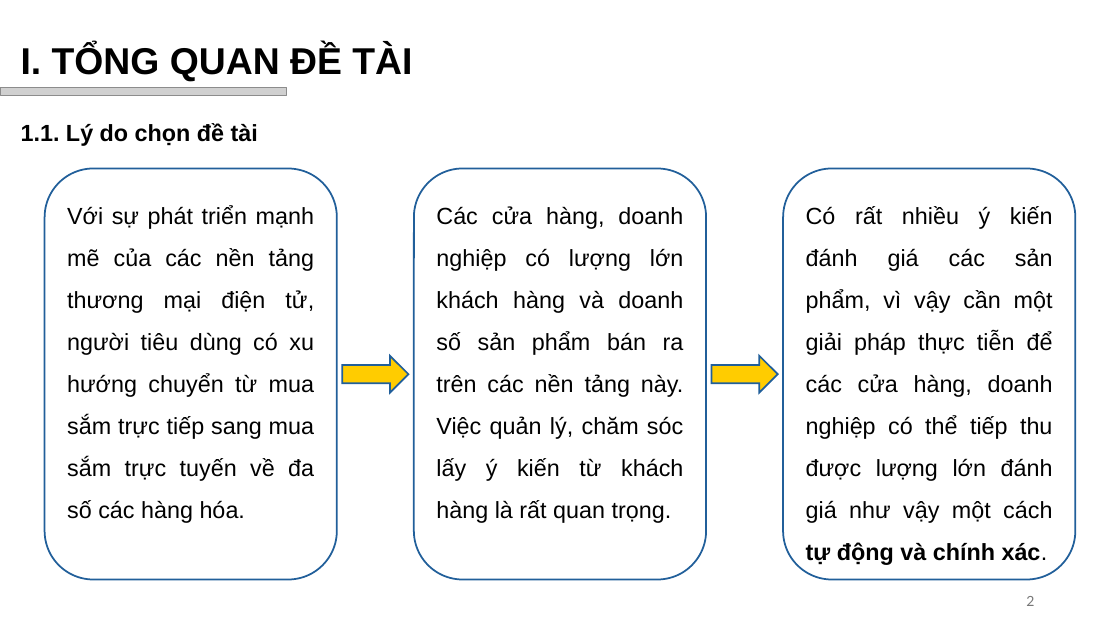
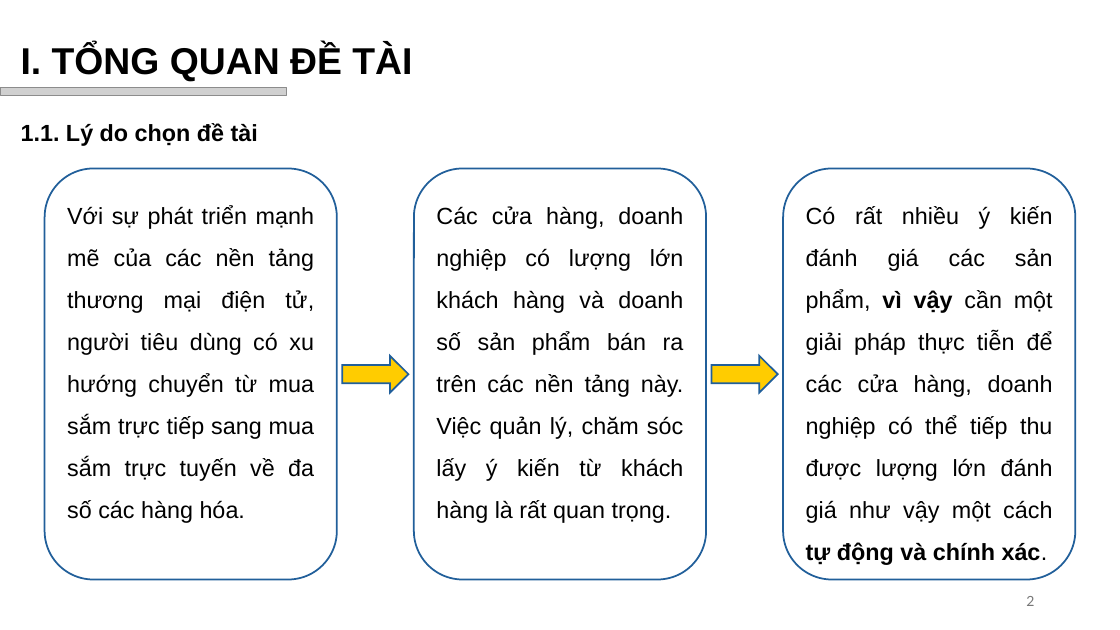
Before and after one commit to vhiepp/tn-da21ttb-110121209-duongvanhiep-sentiment-analysis, a slide deck: slide 3 of docs/pptx/Dương Văn Hiệp_110121209_DA21TTB.pptx. Drawn at 1120x630 pixels with LibreOffice and Linux fonts; fonts in the diff are those of the drawing; grey boxes stand for pictures; background and template pictures are left out. Boxes give left, top, right and bottom in pixels: in the first picture for what was removed or moved away, otherwise in the second. Text is boxed around its words. In the diff, an @@ line names an element or a change of style, - is before the commit and + after.

```diff
--- a/docs/pptx/Dương Văn Hiệp_110121209_DA21TTB.pptx
+++ b/docs/pptx/Dương Văn Hiệp_110121209_DA21TTB.pptx
@@ rounded rectangle "Có rất nhiều ý kiến ..." at [783,169,1075,580]: bold on in "vì vậy" @@
```
Also in this commit, not shown: 1 other slide changed, 15 slides added, 1 slide removed.
